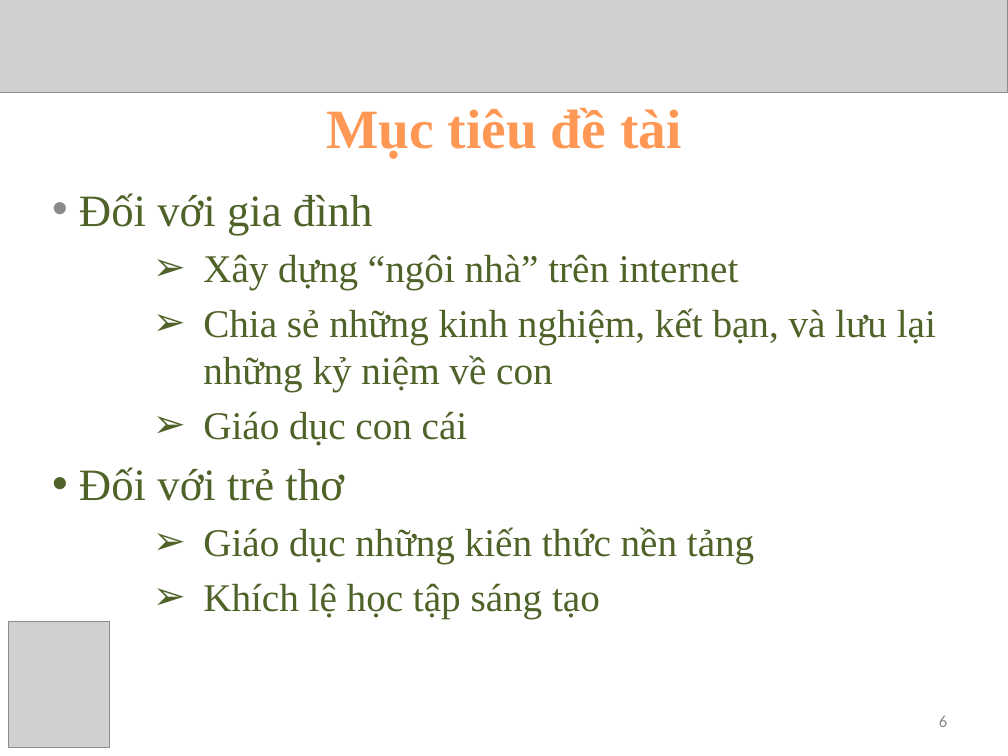
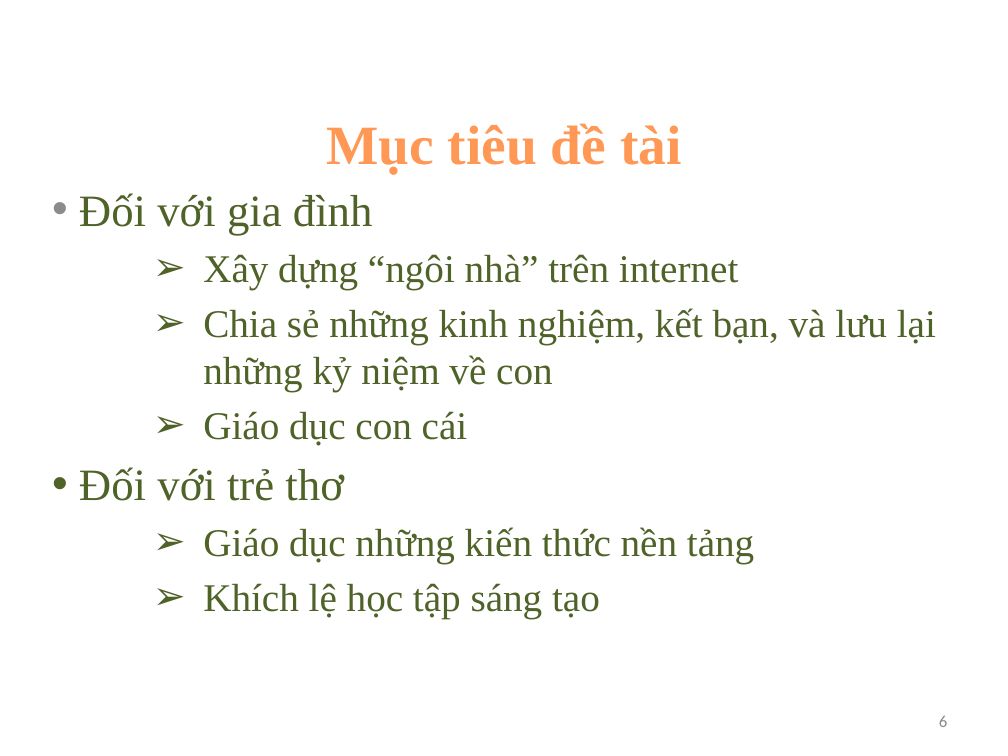
Before and after one commit to lengocluyen/pescode, a slide deck: slide 6 of Reporting Thesis/LV_FINAL/ReportThesis2/Presentation Thesis1.pptx. Drawn at 1008x756 pixels with LibreOffice and Linux fonts; fonts in the diff are those of the drawing; grey boxes stand for pictures; background and template pictures are left out. Boxes give left, top, right and bottom in pixels: in the first picture for what was removed or moved away, otherwise in the second. Text is boxed around its words. In the diff, an @@ line names an element or a change of style, - is before the commit and + after.

```diff
--- a/Reporting Thesis/LV_FINAL/ReportThesis2/Presentation Thesis1.pptx
+++ b/Reporting Thesis/LV_FINAL/ReportThesis2/Presentation Thesis1.pptx
@@ picture removed at [0,0,1008,93] @@
@@ title "Mục tiêu đề tài": place and size @@
-title "Mục tiêu đề tài" at [326,107,682,158]
+title "Mục tiêu đề tài" at [326,123,682,175]
@@ picture removed at [8,622,109,748] @@
```
Also in this commit, not shown: 16 other slides changed, 2 other files.
